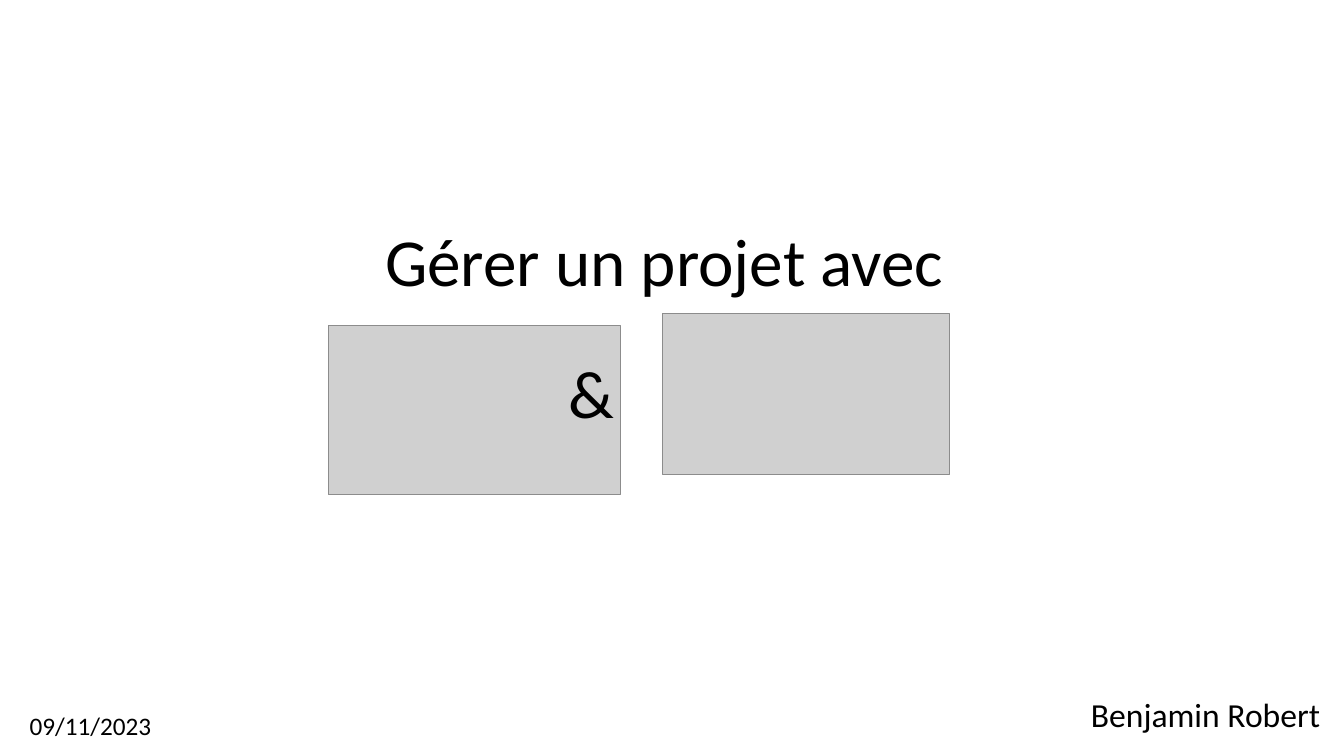
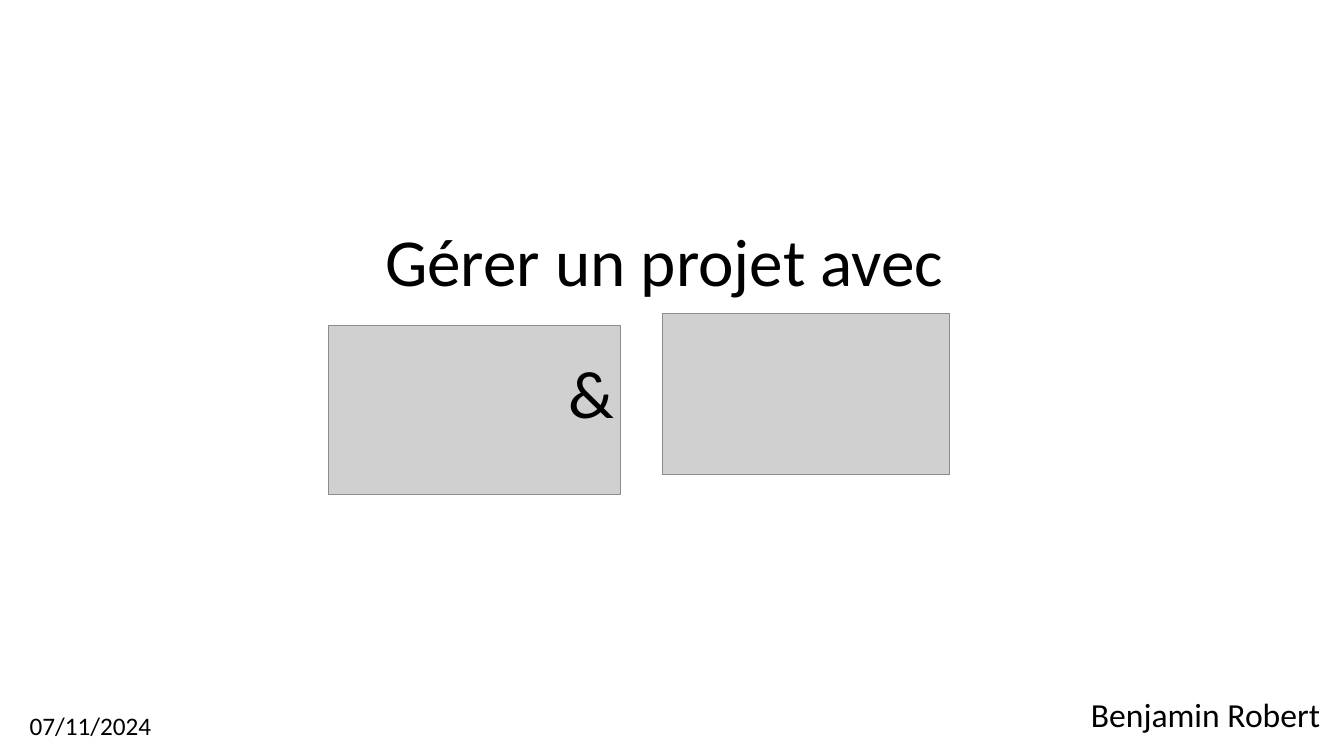
Before and after one commit to BenRobert38/BUT3-GIT-2024, a slide deck: slide 1 of Cours/BUT3-Cours1.pptx. Drawn at 1344x756 pixels with LibreOffice and Linux fonts; fonts in the diff are those of the drawing; grey boxes stand for pictures. Boxes give left, top, right and bottom in pixels: in the first picture for what was removed or moved away, otherwise in the second. Text is boxed around its words. In the diff, an @@ line names an element or a change of style, - is before the commit and + after.

```diff
--- a/Cours/BUT3-Cours1.pptx
+++ b/Cours/BUT3-Cours1.pptx
@@ text at (30,717,151,736): text changed @@
-09/11/2023
+07/11/2024
```
Also in this commit, not shown: 1 other file.
